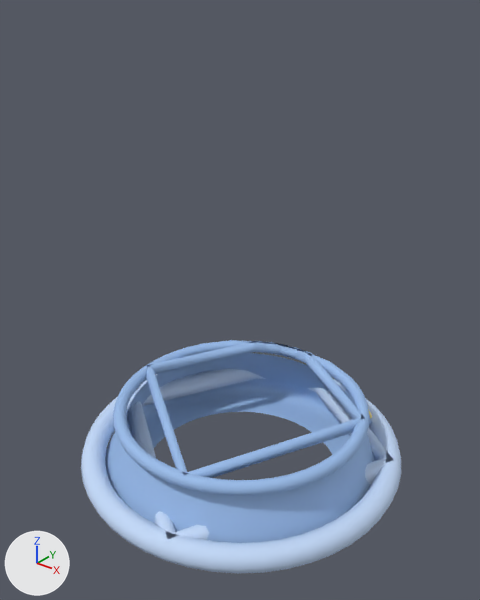
Renders of the glTF model modules/Wardrobe/Models/Clothes/overalls.glb from each side of a commit.
Both versions are drawn from a camera (50 mm lens) standing at (0.753, -0.945, 1.123) and looking at (0.007, -0.013, 0.545). The lights are fixed; the arrows at lower left show +X, +Y and +Z. The first picture is the older version. Vertices at exactly the same position are counted once.

Objects in the first picture: 'Body'.
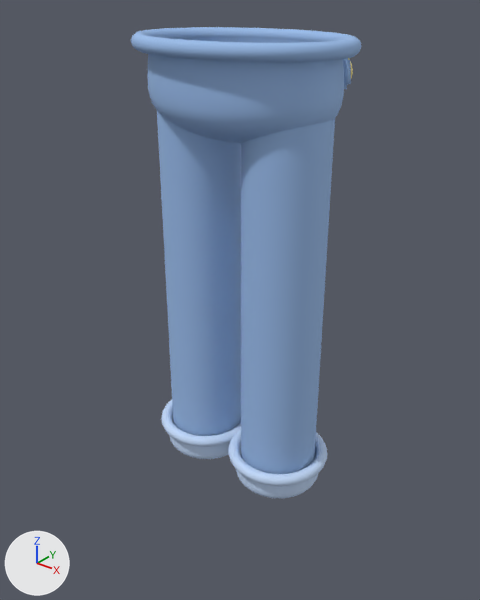
Diff of the bpy script that builds the scene:
```diff
--- a/modules/Wardrobe/Models/Clothes/overalls.glb.py
+++ b/modules/Wardrobe/Models/Clothes/overalls.glb.py
@@ me_body @@
 # used by ob_body; location = (0.0, 0.0, 0.3)
-me_body.from_pydata(...)  # 2062 vertices, 4060 faces; spans x -0.353..0.353, y -0.353..0.351, z -0.19..-0.004
+me_body.from_pydata(...)  # 2225 vertices, 4396 faces; spans x -0.212..0.212, y -0.159..0.159, z -0.04..0.136
+# me_body part 1: the loose piece of 48 vertices spanning x 0.116..0.209, y 0.193..0.271, z -0.111..-0.043 is multiplied about its middle by the matrix ((0.894, -0.081, 0.181), (0.114, 0.91, 0.329), (-0.17, -0.242, 0.807)), then moved by (-0.041, -0.123, 0.155)
+# me_body part 2: the loose piece of 400 vertices spanning x 0.132..0.203, y 0.211..0.267, z -0.103..-0.042 is multiplied about its middle by the matrix ((0.849, -0.117, 0.152), (0.064, 0.823, 0.275), (-0.18, -0.258, 0.811)), then moved by (-0.041, -0.121, 0.152)
+# me_body part 3: a new loose piece of 1297 vertices spanning x -0.19..0.19, y -0.131..0.131, z -0.04..0.12, in mat_denim (blue #99bcea)
+# me_body part 4: a new loose piece of 480 vertices spanning x -0.212..0.212, y -0.159..0.159, z 0.11..0.136, in mat_denim (blue #99bcea)
+# me_body part 5: the loose piece of 470 vertices spanning x -0.353..0.353, y -0.353..0.351, z -0.147..-0.098 is deleted
+# me_body part 6: 1144 vertices removed from x -0.311..0.311, y -0.311..0.311, z -0.19..-0.004
 me_body.materials.append(mat_denim)
-me_body.materials.append(mat_cuff)  # blue #c4daf9
 me_body.materials.append(mat_stitch)
@@ me_legr @@
+me_legr.from_pydata(...)  # 1232 vertices, 2368 faces; spans x -0.106..0.106, y -0.106..0.106, z -0.755..0.05
+# faces by material slot: [864, 1504]
+me_legr.materials.append(mat_denim)  # blue #99bcea
+me_legr.materials.append(mat_cuff)  # blue #c4daf9
@@ me_legl @@
+me_legl.from_pydata(...)  # 1232 vertices, 2368 faces; spans x -0.106..0.106, y -0.106..0.106, z -0.755..0.05
+# faces by material slot: [864, 1504]
+me_legl.materials.append(mat_denim)  # blue #99bcea
+me_legl.materials.append(mat_cuff)  # blue #c4daf9
@@ ob_body @@
 ob_body = bpy.data.objects.new('Body', me_body)
-ob_body.location = (0.0, 0.0, 0.3)
+ob_body.location = (0.0, 0.0, 0.9)
@@ ob_legr @@
+ob_legr = bpy.data.objects.new('LegR', me_legr)
+ob_legr.location = (0.1, 0.0, 0.9)
@@ ob_legl @@
+ob_legl = bpy.data.objects.new('LegL', me_legl)
+ob_legl.location = (-0.1, 0.0, 0.9)
```

What differs and where, as boxes (x1, y1, x2, y2) in the pictures (480 x 600 px; the box of a moved part takes in the faces that stretch with it):
'Body', reshaped, moved (28% narrower, 50% shorter)
    before: (81, 340, 401, 574)
    after: (131, 27, 362, 143)
'LegR', added (blue)
    after: (228, 119, 335, 499)
    faces in mat_denim (blue #99bcea): (241, 119, 335, 474)
    faces in mat_cuff (blue #c4daf9): (228, 429, 327, 499)
'LegL', added (blue)
    after: (157, 111, 241, 459)
    faces in mat_denim (blue #99bcea): (157, 111, 241, 436)
    faces in mat_cuff (blue #c4daf9): (161, 400, 241, 459)
part 1 of me_body, moved or reshaped (mostly hidden)
    before: (344, 390, 372, 425)
    after: (343, 59, 351, 89)
part 2 of me_body, moved or reshaped (mostly hidden)
    before: (369, 411, 372, 418)
    after: (347, 58, 353, 85)
part 3 of me_body, added (blue)
    after: (148, 37, 344, 143)
part 4 of me_body, added (blue)
    after: (131, 27, 362, 63)
part 5 of me_body, deleted (blue)
    before: (81, 369, 401, 574)
part 6 of me_body, deleted (blue)
    before: (106, 340, 375, 543)
